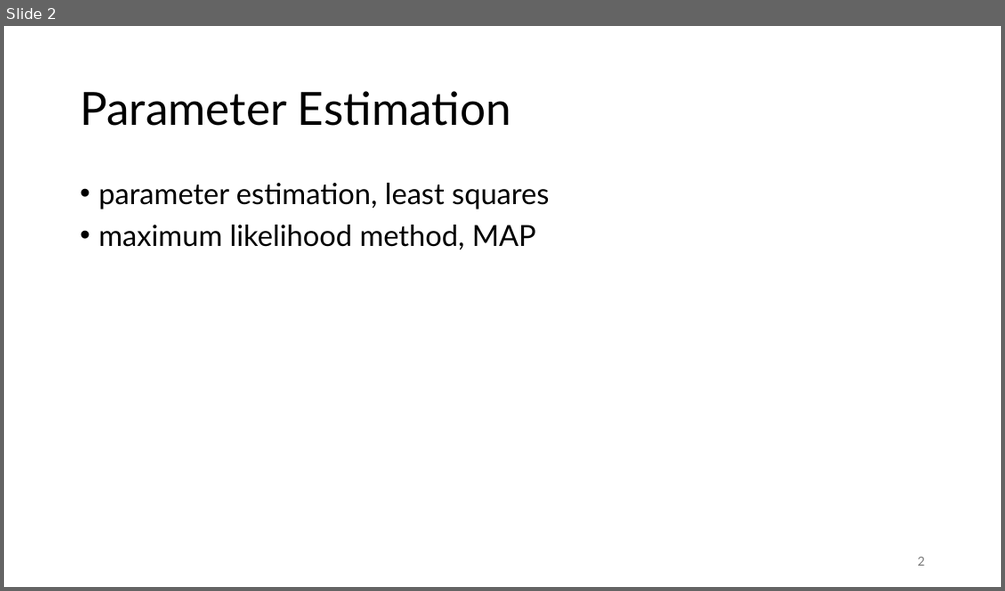
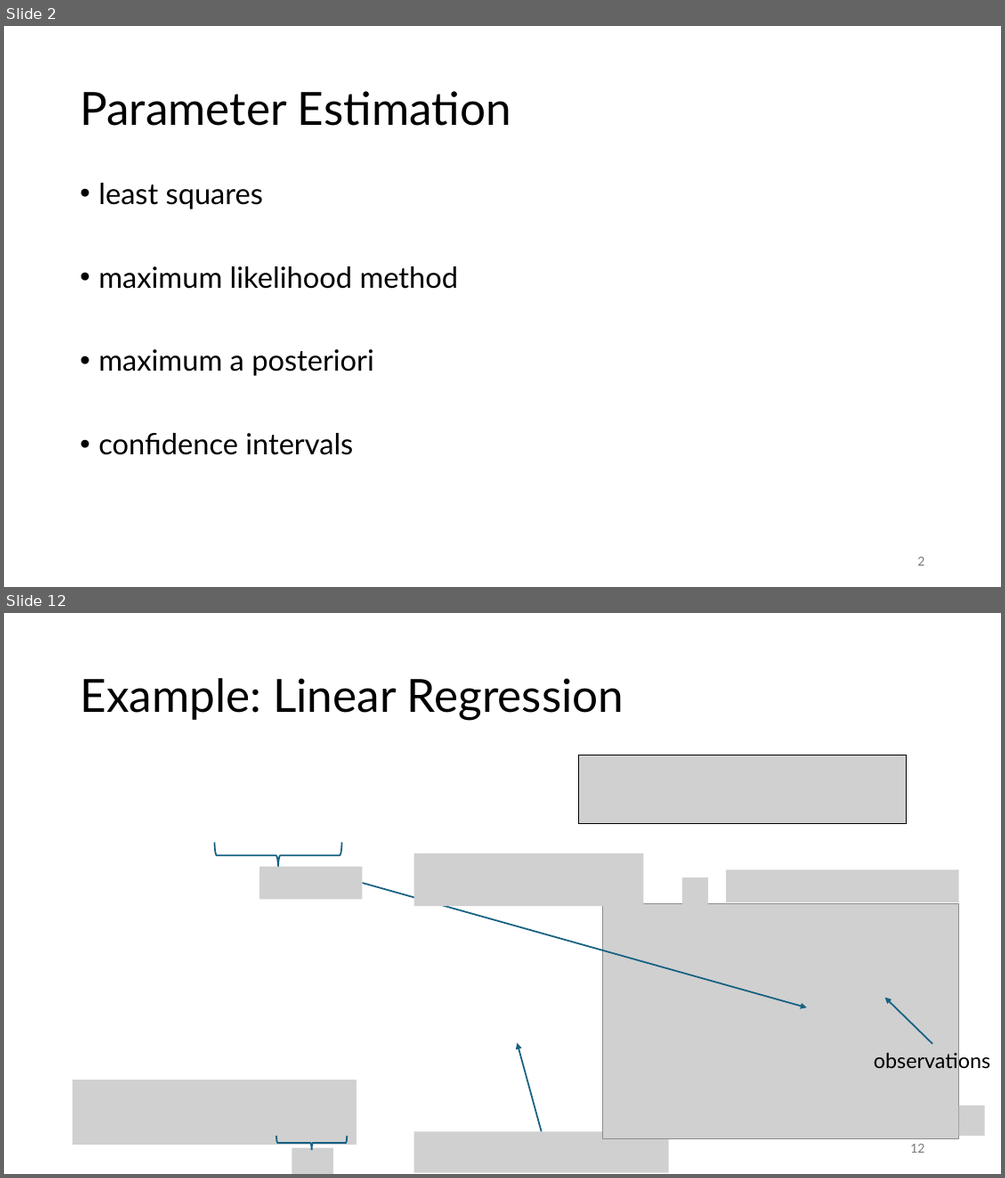
Before and after one commit to FelixWick/data_science, a slide deck: slides/4_parameter_estimation.pptx. Shown one above the other, each under a label of ours: slide 2 before the commit, slides 2 and 12 after it; the slides between them are not shown. The pictures are 1005x591 and 1005x1178 pixels, drawn with LibreOffice and Linux fonts; fonts in the diff are those of the drawing; grey boxes stand for pictures. Boxes give left, top, right and bottom in pixels: in the first picture for what was removed or moved away, otherwise in the second. Text is boxed around its words. In the diff, an @@ line names an element or a change of style, - is before the commit and + after.

Commit message:
parameter estimation slides

```diff
--- a/slides/4_parameter_estimation.pptx
+++ b/slides/4_parameter_estimation.pptx
@@ slide 12 added at (4,613,1001,1174), background #FFFFFF @@
@@ title added at (80,678,624,720), 44 pt, text #000000 @@
+Example: Linear Regression
@@ picture added at (579,755,906,823) @@
@@ left brace added at (215,843,341,868), outline #156082 1.5 pt @@
@@ picture added at (259,867,362,900) @@
@@ picture added at (413,853,643,906) @@
@@ picture added at (682,877,708,908) @@
@@ picture added at (727,869,959,902) @@
@@ arrow added from (362, 883) to (807, 1008), #156082 1.5 pt @@
@@ picture added at (603,904,959,1139) @@
@@ arrow added from (933, 1044) to (885, 997), #156082 1.5 pt @@
@@ arrow added from (542, 1131) to (517, 1043), #156082 1.5 pt @@
@@ text added at (874,1049,990,1072), 20 pt, text #000000 @@
+observations
@@ picture added at (73,1079,357,1144) @@
@@ picture added at (959,1105,985,1135) @@
@@ left brace added at (276,1135,347,1150), outline #156082 1.5 pt @@
@@ picture added at (413,1131,668,1172) @@
@@ page number added at (910,1143,924,1152), 12 pt, text #797979 @@
+12
@@ picture added at (291,1148,333,1174) @@
@@ slide 2 changed as well @@
@@ text at (98,183,459,455): text changed @@
-• parameter estimation, least squares
-• maximum likelihood method, MAP
+• least squares
+• maximum likelihood method
+• maximum a posteriori
+• confidence intervals
```
Also in this commit, not shown: 8 other slides changed, 20 other slides added, 6 slides removed, 2 other files.
